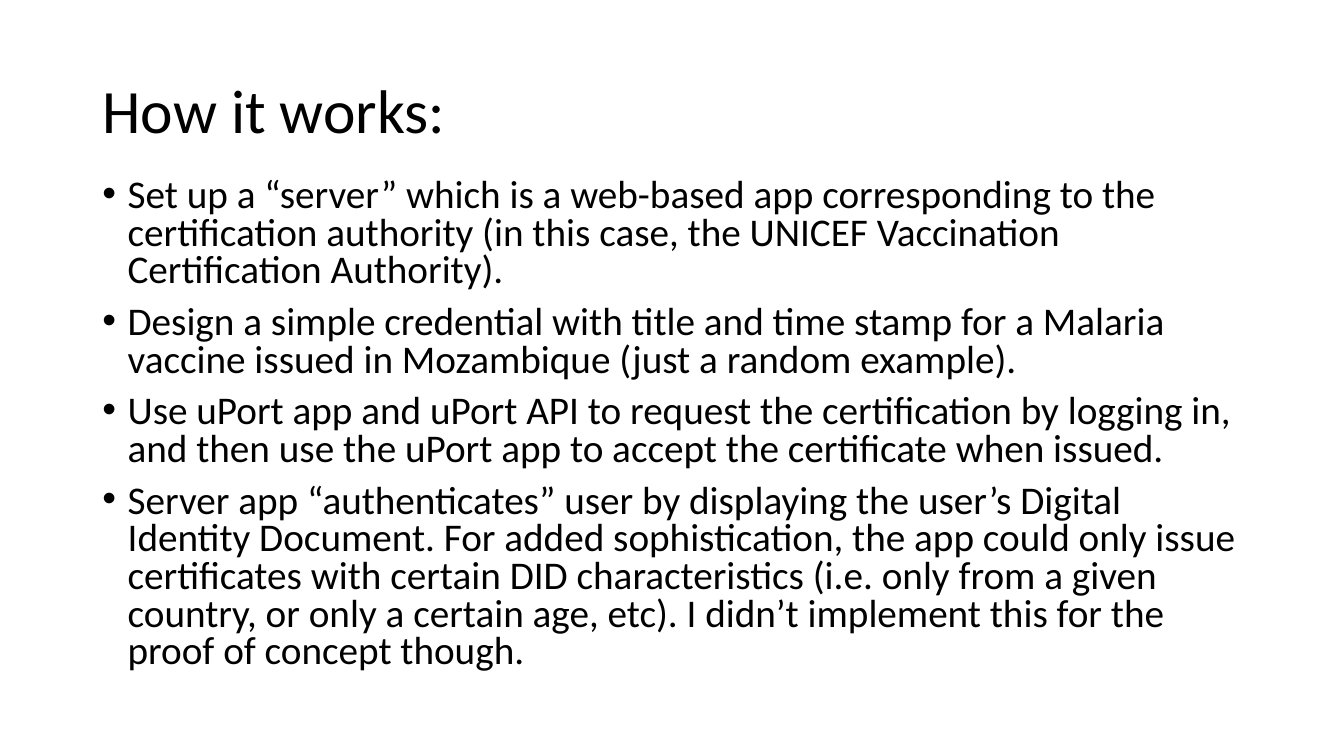
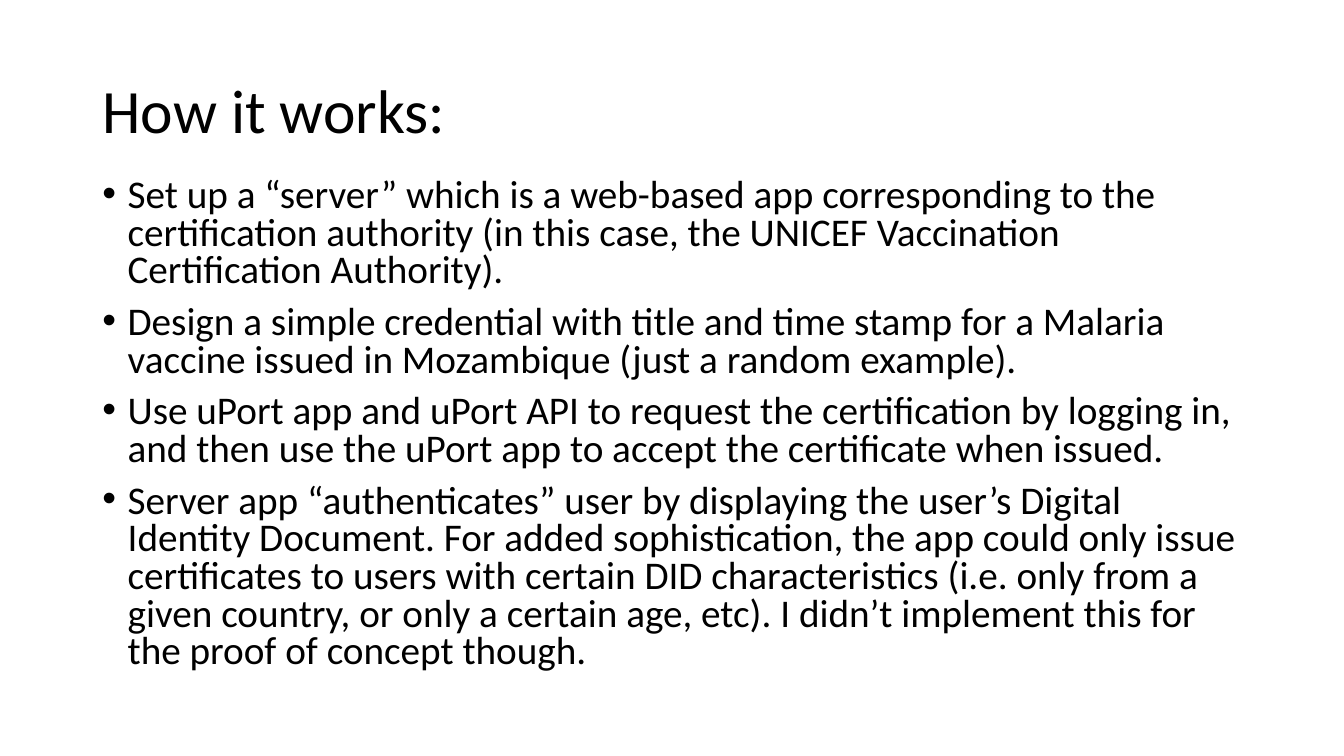
Before and after one commit to epasquali/UNICEFBlockchainDeveloperInterview, a slide deck: slide 3 of VaccineCredentialExample.pptx. Drawn at 1344x756 pixels with LibreOffice and Linux fonts; fonts in the diff are those of the drawing. Boxes give left, top, right and bottom in pixels: in the first picture for what was removed or moved away, otherwise in the second. Text is boxed around its words. In the diff, an @@ line names an element or a change of style, - is before the commit and + after.

Commit message:
Fixed typo on .pptx

```diff
--- a/VaccineCredentialExample.pptx
+++ b/VaccineCredentialExample.pptx
@@ text at (128, 486, 1235, 671): text changed @@
-• Server app “authenticates” user by displaying the user’s Digital Identity Document. For added sophistication, the app could only issue certificates with certain DID characteristics (i.e. only from a given country, or only a certain age, etc). I didn’t implement this for the proof of concept though.
+• Server app “authenticates” user by displaying the user’s Digital Identity Document. For added sophistication, the app could only issue certificates to users with certain DID characteristics (i.e. only from a given country, or only a certain age, etc). I didn’t implement this for the proof of concept though.
```
